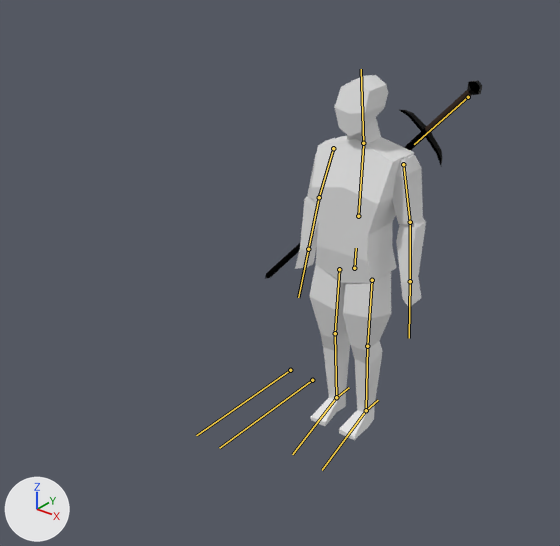
One commit to the glTF model Import/Player.glb: the scene before it, then after it.
Before and after are seen from a camera (50 mm lens) standing at (1.91, -2.99, 2.59) and looking at (0.03, -0.63, 1.13). Arrows for +X, +Y and +Z are at lower left; the lights stay in place. The bones that bend it are drawn over the model as lines.

Names of what the first picture shows: 'Cube', 'Sword.001'.
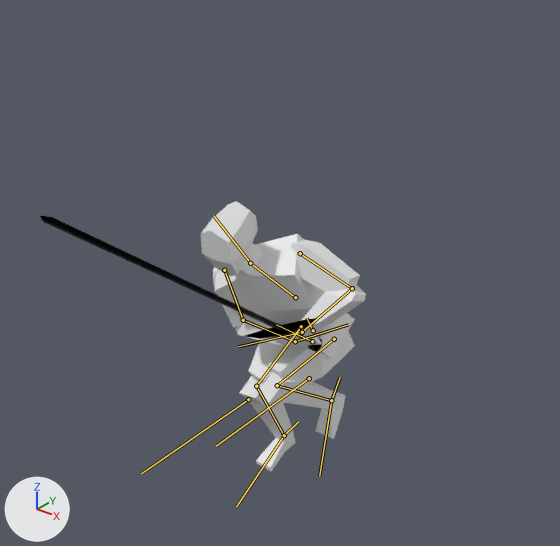
The newer file adds an action. The first version stands in its rest pose; the second is drawn at frame 6 of the action 'UnsheathedRunEnd'.

The change in detail:
Bone 'Body' (bone_body) moves from (0.0, 0.0, 0.0) to (0.0, -0.226, 0.328).
Bone 'Body' (bone_body) turns from (0, 0, 0) to (34, 1, 0) degrees about its own x, y and z.
Bone 'Torso' (bone_torso) turns from (0, 0, 0) to (15, 22, 13) degrees about its own x, y and z.
Bone 'Head' (bone_head) turns from (0, 0, 0) to (-17, -26, -3) degrees about its own x, y and z.
Bone 'UpperArm.L' (bone_upperarm_l) turns from (0, 0, 0) to (43, 38, 79) degrees about its own x, y and z.
Bone 'LowerArm.L' (bone_lowerarm_l) turns from (0, 0, 0) to (104, 14, -71) degrees about its own x, y and z.
Bone 'Hand.L' (bone_hand_l) turns from (0, 0, 0) to (13, 8, -22) degrees about its own x, y and z.
Bone 'UpperArm.R' (bone_upperarm_r) turns from (0, 0, 0) to (31, -9, -2) degrees about its own x, y and z.
Bone 'LowerArm.R' (bone_lowerarm_r) turns from (0, 0, 0) to (30, -12, 60) degrees about its own x, y and z.
Bone 'Hand.R' (bone_hand_r) turns from (0, 0, 0) to (0, -24, 33) degrees about its own x, y and z.
Bone 'Sword' (bone_sword) moves from (0.0, 0.0, 0.0) to (-0.187, 0.725, 0.348).
Bone 'Sword' (bone_sword) turns from (0, 0, 0) to (172, -7, 38) degrees about its own x, y and z.
Bone 'UpperLeg.L' (bone_upperleg_l) turns from (0, 0, 0) to (106, 8, 16) degrees about its own x, y and z.
Bone 'LowerLeg.L' (bone_lowerleg_l) turns from (0, 0, 0) to (-119, -15, -9) degrees about its own x, y and z.
Bone 'Foot.L' (bone_foot_l) turns from (0, 0, 0) to (-7, -15, 14) degrees about its own x, y and z.
Bone 'UpperLeg.R' (bone_upperleg_r) turns from (0, 0, 0) to (89, 5, -6) degrees about its own x, y and z.
Bone 'LowerLeg.R' (bone_lowerleg_r) turns from (0, 0, 0) to (-75, 8, 10) degrees about its own x, y and z.
Bone 'Foot.R' (bone_foot_r) turns from (0, 0, 0) to (12, -1, -6) degrees about its own x, y and z.

Pixel boxes (x1, y1, x2, y2) of what changed, in the pictures (560 x 546 px):
'Cube', posed (26% wider, 26% shorter)
    before: (295, 75, 426, 440)
    after: (201, 201, 366, 471)
'Sword.001', posed (30% wider, 31% shorter)
    before: (265, 81, 482, 279)
    after: (40, 216, 322, 352)
bone 'Body', root to tip
    before: (354, 268) to (356, 248)
    after: (313, 330) to (306, 318)
bone 'Torso', root to tip
    before: (358, 216) to (363, 144)
    after: (295, 297) to (251, 264)
bone 'Head', root to tip
    before: (363, 143) to (361, 69)
    after: (250, 263) to (213, 215)
bone 'UpperArm.L', root to tip
    before: (403, 164) to (410, 222)
    after: (300, 253) to (352, 288)
bone 'LowerArm.L', root to tip
    before: (410, 222) to (410, 281)
    after: (352, 288) to (302, 332)
bone 'Hand.L', root to tip
    before: (410, 281) to (409, 338)
    after: (302, 332) to (238, 346)
bone 'UpperArm.R', root to tip
    before: (333, 148) to (319, 197)
    after: (224, 270) to (243, 320)
bone 'LowerArm.R', root to tip
    before: (319, 197) to (308, 249)
    after: (243, 320) to (295, 341)
bone 'Hand.R', root to tip
    before: (308, 249) to (298, 297)
    after: (295, 341) to (348, 324)
bone 'Sword', root to tip
    before: (468, 97) to (414, 144)
    after: (312, 341) to (276, 324)
bone 'UpperLeg.L', root to tip
    before: (372, 280) to (367, 346)
    after: (334, 339) to (277, 385)
bone 'LowerLeg.L', root to tip
    before: (367, 346) to (366, 410)
    after: (277, 385) to (331, 400)
bone 'Foot.L', root to tip
    before: (366, 410) to (322, 470)
    after: (331, 400) to (319, 476)
bone 'UpperLeg.R', root to tip
    before: (339, 269) to (335, 333)
    after: (301, 326) to (256, 386)
bone 'LowerLeg.R', root to tip
    before: (335, 333) to (336, 397)
    after: (256, 386) to (284, 435)
bone 'Foot.R', root to tip
    before: (336, 397) to (292, 454)
    after: (284, 435) to (236, 506)
